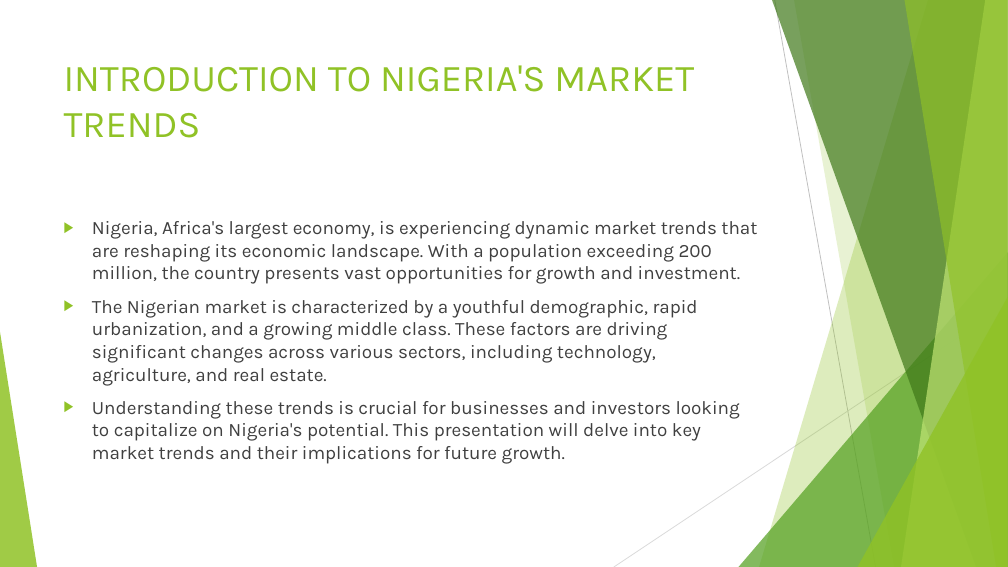
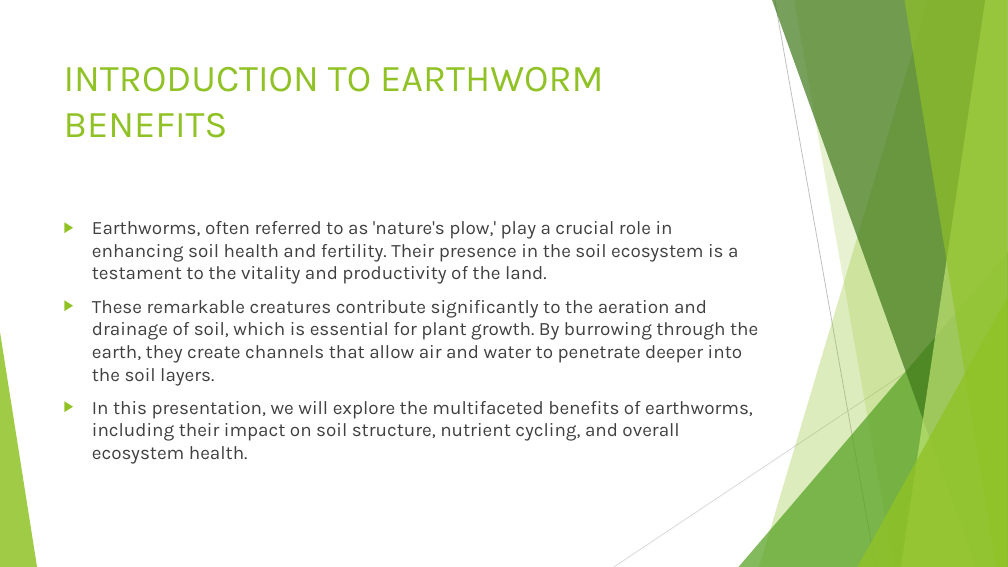
Before and after one commit to classicemmaeasy/ppt_powered_LLM, a slide deck: slide 1 of output.pptx. Drawn at 1008x567 pixels with LibreOffice and Linux fonts; fonts in the diff are those of the drawing. Boxes give left, top, right and bottom in pixels: in the first picture for what was removed or moved away, otherwise in the second. Text is boxed around its words. In the diff, an @@ line names an element or a change of style, - is before the commit and + after.

```diff
--- a/output.pptx
+++ b/output.pptx
@@ title at (64, 67, 604, 138): text changed @@
-INTRODUCTION TO NIGERIA'S MARKET TRENDS
+INTRODUCTION TO EARTHWORM BENEFITS
@@ text at (92, 221, 758, 464): text changed @@
-▶ Nigeria, Africa's largest economy, is experiencing dynamic market trends that are reshaping its economic landscape. With a population exceeding 200 million, the country presents vast opportunities for growth and investment.
-▶ The Nigerian market is characterized by a youthful demographic, rapid urbanization, and a growing middle class. These factors are driving significant changes across various sectors, including technology, agriculture, and real estate.
-▶ Understanding these trends is crucial for businesses and investors looking to capitalize on Nigeria's potential. This presentation will delve into key market trends and their implications for future growth.
+▶ Earthworms, often referred to as 'nature's plow,' play a crucial role in enhancing soil health and fertility. Their presence in the soil ecosystem is a testament to the vitality and productivity of the land.
+▶ These remarkable creatures contribute significantly to the aeration and drainage of soil, which is essential for plant growth. By burrowing through the earth, they create channels that allow air and water to penetrate deeper into the soil layers.
+▶ In this presentation, we will explore the multifaceted benefits of earthworms, including their impact on soil structure, nutrient cycling, and overall ecosystem health.
```
Also in this commit, not shown: 4 other slides changed, 5 slides added, 5 slides removed, 1 other file.
